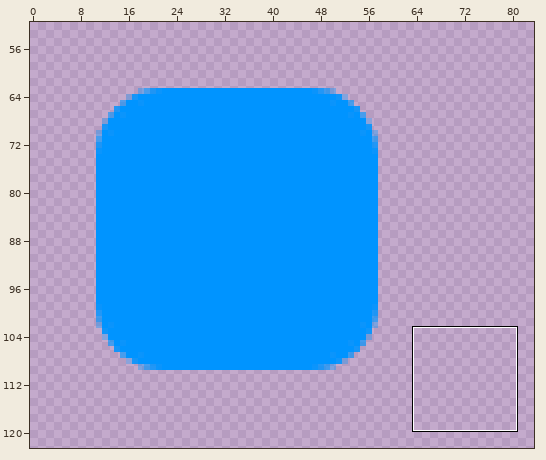
Two versions of one sprite sheet, android/assets/textures/textures.png. Above, an overview of the earlier version with the close-up marked.
Close-up. Before the edit:
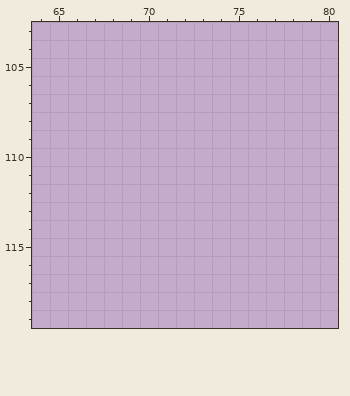
The file is 128x64 pixels. Pixels under 10% opacity are left out. Colours within 5 levels of each other are drawn and written as one. Shown: x 64..80, y 103..119. The old version is drawn lined up with the new one, on the new canvas. The wide view leaves out empty margins. The commit also changed other parts of the picture, which this record leaves out.
Palette (. is transparent): 
Once edited:
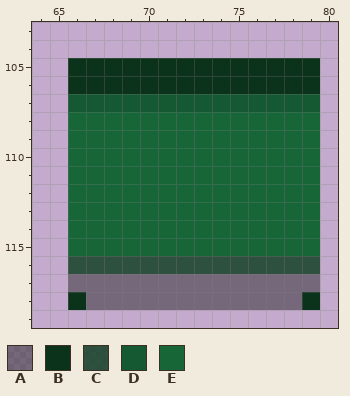
Colours new in this view: A #1c1c1c76  B #0b331c  C #1a462ce3  D #145931  E #176638
Difference:
canvas 128x64 -> 128x128, the old top-left corner now at -45,60 (the part of the old canvas that was cut away was empty and is not shown)
Changed rows in their new state; - is an unchanged pixel.
first column x 66:
105 BBBBBBBBBBBBBB
106 BBBBBBBBBBBBBB
107 DDDDDDDDDDDDDD
108 EEEEEEEEEEEEEE
109 EEEEEEEEEEEEEE
110 EEEEEEEEEEEEEE
111 EEEEEEEEEEEEEE
112 EEEEEEEEEEEEEE
113 EEEEEEEEEEEEEE
114 EEEEEEEEEEEEEE
115 EEEEEEEEEEEEEE
116 CCCCCCCCCCCCCC
117 AAAAAAAAAAAAAA
118 BAAAAAAAAAAAAB
Changed places in both close-ups, as pixel boxes (x1, y1, x2, y2):
added: (68, 58, 320, 310)
